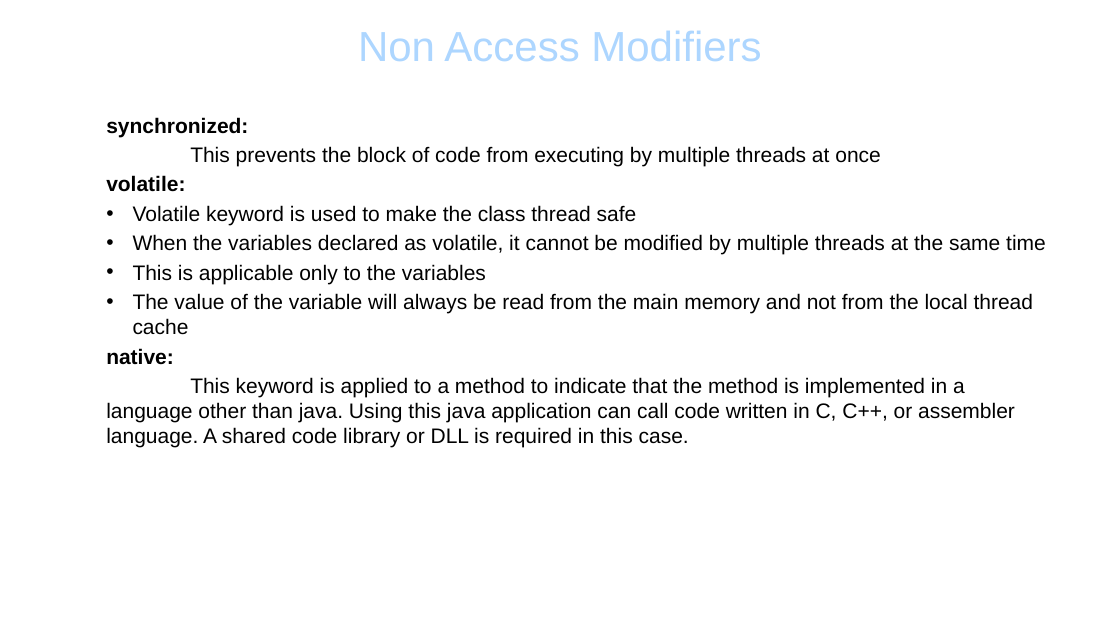
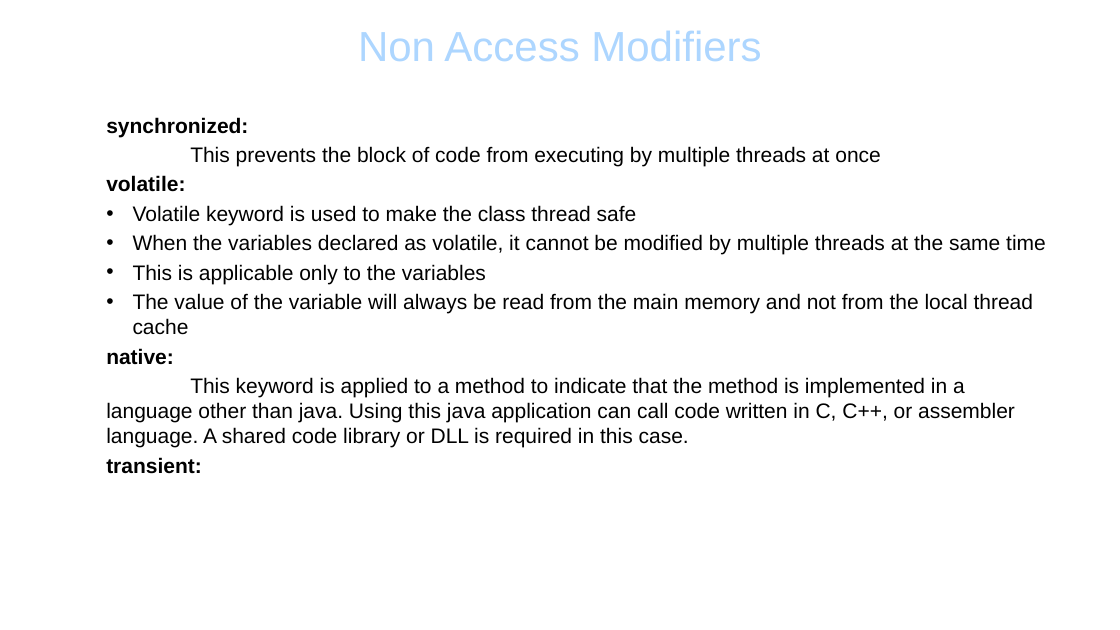
Before and after one commit to lanceqa81/Notes, a slide deck: slide 4 of ADVANCED JAVA.pptx. Drawn at 1120x630 pixels with LibreOffice and Linux fonts; fonts in the diff are those of the drawing; background and template pictures are left out. Boxes give left, top, right and bottom in pixels: in the first picture for what was removed or moved away, otherwise in the second. Text is boxed around its words. In the diff, an @@ line names an element or a change of style, - is before the commit and + after.

```diff
--- a/ADVANCED JAVA.pptx
+++ b/ADVANCED JAVA.pptx
@@ text at [106, 457, 202, 474]: paragraph added @@
+  transient:
```
Also in this commit, not shown: 2 other slides changed, 2 slides added.
